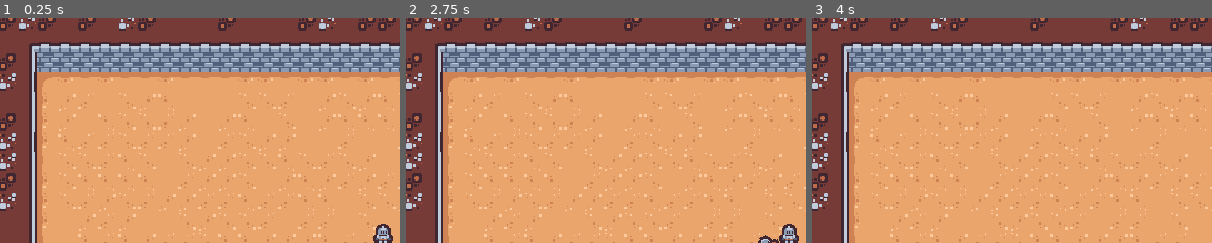
Above: before the commit, frames 1-3 (left to right).
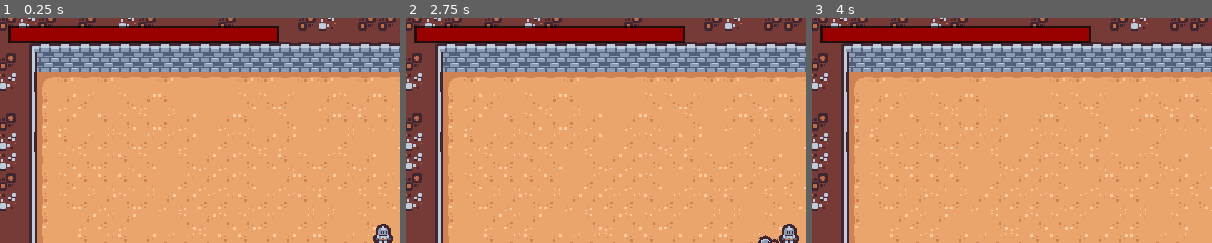
Above: after the commit, the same moments.

Repository: zacryol/two-left-hands
Game: Godot game, scene res://src/arena.tscn
Same seed, same stepped clock (60 frames per second), same inputs: the game is played once before the commit and once after it. The project has no main scene, so this scene is started directly.
Inputs:
- Up to frame 1 (0.25 s): no input
- Up to frame 2 (2.75 s): tap Enter at 0.5, 2 s; hold O (move_right) 0.53-1.28 s; hold V (action1) 0.53-1.28 s; tap Space at 1.25 s; hold U (move_down) 1.28-2.03 s; tap R (action2) at 1.35 s; hold O (move_right) from 2.03 s (still down); hold E (action3) from 2.03 s (still down)
- Up to frame 3 (4 s): release O (move_right) at 2.78 s; release E (action3) at 2.78 s; hold I (move_up) 2.78-3.53 s; tap . (dash) at 2.85 s; hold Y (move_left) from 3.53 s (still down); hold V (action1) from 3.53 s (still down)
The pictures show only the part of the screen within x 0-50%, y 1-51%; the shares and areas given below are measured in that part.

The runs differ from the first frame. In frame 1, 5.1% of the frame differs, in the area x 2-70%, y 3-12%; in frame 2, 5.1%; in frame 3, 5.1%.

Commit message:
player can take damage now

Diff:
--- a/gdproj/src/player.gd
+++ b/gdproj/src/player.gd
@@ -15,6 +15,19 @@
 @onready var iframes := $InvulnTimer as Timer
 @onready var hurtbox := $Hurtbox/CollisionShape2D as CollisionShape2D
 @onready var sprite := $Sprite2D as Sprite2D
+@onready var health_bar := $UI/HealthBar as ProgressBar
+
+var _max_hp := 100
+var _hp := _max_hp:
+	set(new_hp):
+		_hp = new_hp
+		health_bar.value = new_hp
+
+func _ready() -> void:
+	health_bar.max_value = _max_hp
+	health_bar.min_value = 0
+	health_bar.value = _hp
+
 
 func _unhandled_input(event: InputEvent) -> void:
 	if event.is_action_pressed(&"action1"):
@@ -51,6 +64,7 @@
 	hurtbox.set_deferred(&"disabled", true)
 	sprite.self_modulate.a8 = 128
 	iframes.start()
+	_hp -= 1
 
 
 ## Sets the blend position used for various animations.
--- a/gdproj/src/player.tscn
+++ b/gdproj/src/player.tscn
@@ -591,6 +591,16 @@
 [sub_resource type="CircleShape2D" id="CircleShape2D_hfttt"]
 radius = 4.0
 
+[sub_resource type="StyleBoxFlat" id="StyleBoxFlat_xusca"]
+bg_color = Color(0, 0, 0, 0.721569)
+expand_margin_left = 2.0
+expand_margin_top = 2.0
+expand_margin_right = 2.0
+expand_margin_bottom = 2.0
+
+[sub_resource type="StyleBoxFlat" id="StyleBoxFlat_uucfo"]
+bg_color = Color(0.6, 0, 0, 1)
+
 [node name="Player" type="CharacterBody2D" groups=["player"]]
 texture_filter = 1
 collision_mask = 6
@@ -679,5 +689,17 @@
 position = Vector2(0, 4)
 shape = SubResource("CircleShape2D_hfttt")
 
+[node name="UI" type="CanvasLayer" parent="."]
+
+[node name="HealthBar" type="ProgressBar" parent="UI"]
+offset_left = 11.0
+offset_top = 13.0
+offset_right = 224.0
+offset_bottom = 23.0
+theme_override_styles/background = SubResource("StyleBoxFlat_xusca")
+theme_override_styles/fill = SubResource("StyleBoxFlat_uucfo")
+value = 100.0
+show_percentage = false
+
 [connection signal="timeout" from="InvulnTimer" to="." method="_on_invuln_timer_timeout"]
 [connection signal="area_entered" from="Hurtbox" to="." method="_on_hurtbox_area_entered"]
Not shown: 1 places in gdproj/src/player.tscn that only renumber resources
